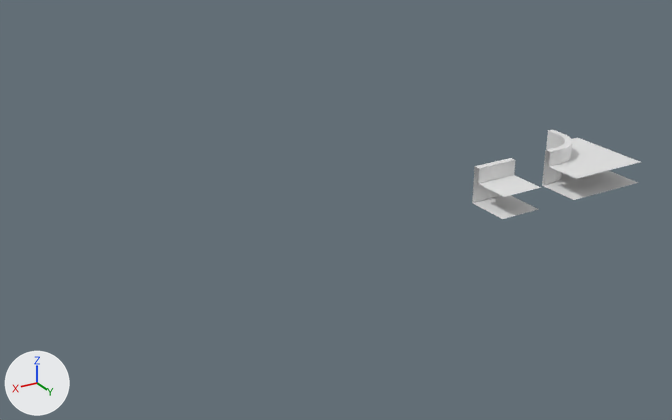
The Blender file mall_assets.blend as it was, and as the next commit left it.
One viewpoint serves both versions: a camera (50 mm lens) standing at (25.2, 27.8, 14.6) and looking at (7.6, -1.5, -0.1). The axes (+X, +Y, +Z) are drawn at lower left. The lights are the same throughout.

Objects in the first picture: 'curve', 'short_segment'.
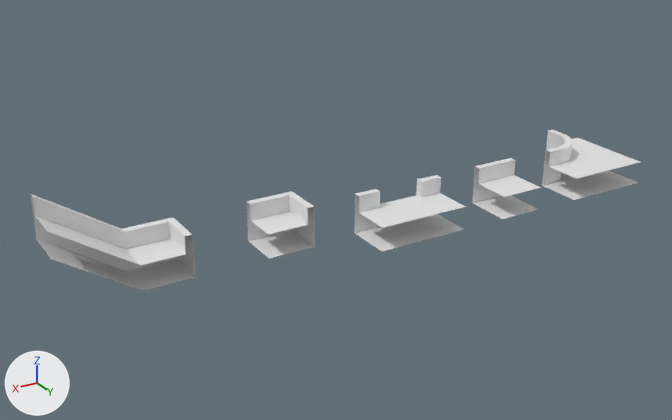
Changed parts and their boxes [x1, y1, x2, y2] in the pictures (672 x 420 px):
'stair_up', added: after [30, 194, 195, 291]
'stair_slot', added: after [354, 175, 466, 251]
'stair_down', added: after [246, 191, 315, 258]

The change in detail:
Mesh me_cube_007 is new.
It has 20 vertices, 12 faces and spans x -1.0..4.0, y -2.5..-0.7, z -1.0..2.7.
Mesh me_cube_006 is new.
It has 14 vertices, 7 faces and spans x -1.0..1.0, y -2.5..-0.7, z -1.0..0.7.
Mesh me_cube_004 is new.
It has 20 vertices, 9 faces and spans x -2.0..2.0, y -1.0..1.0, z -1.0..0.7.
It uses material mat_material (white #e7e7e7).
Object 'stair_up' (ob_stair_up) is new; it shows me_cube_007.
Its location is (15.0, 0.0, 0.0).
Object 'stair_down' (ob_stair_down) is new; it shows me_cube_006.
Its location is (10.0, 0.0, 0.0).
Object 'stair_slot' (ob_stair_slot) is new; it shows me_cube_004.
Its location is (5.0, 0.0, 0.0).
